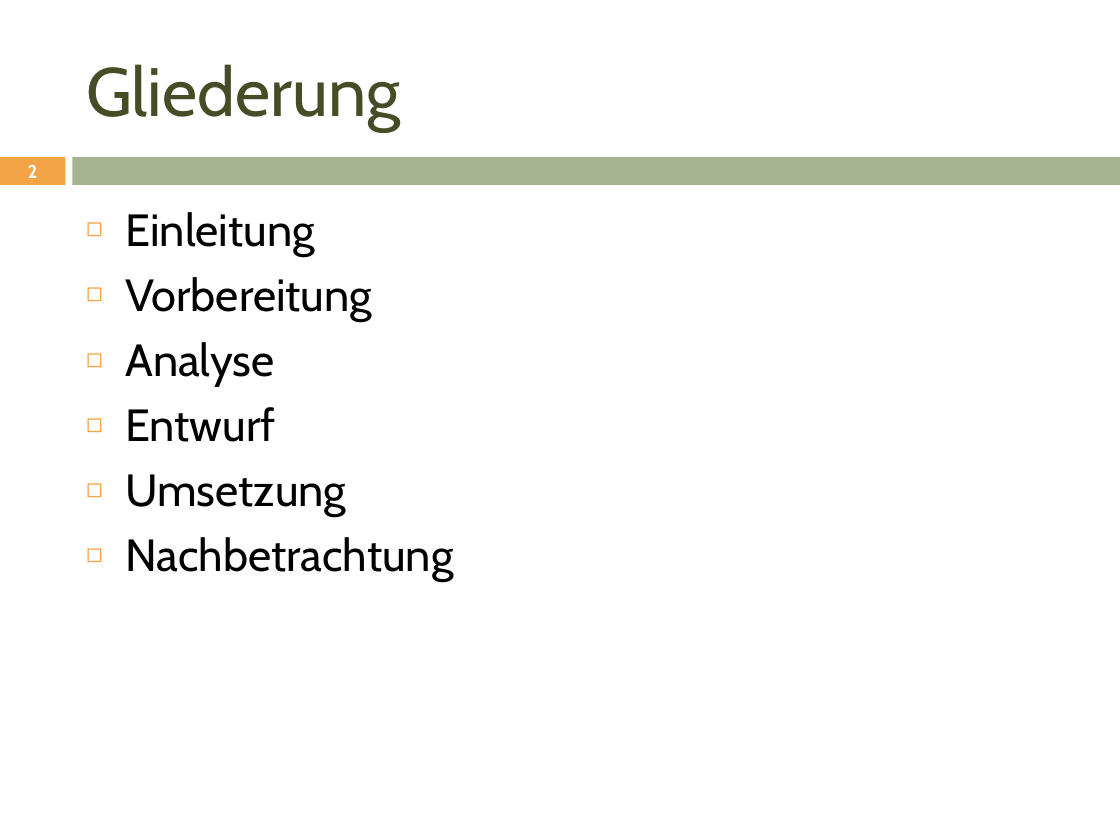
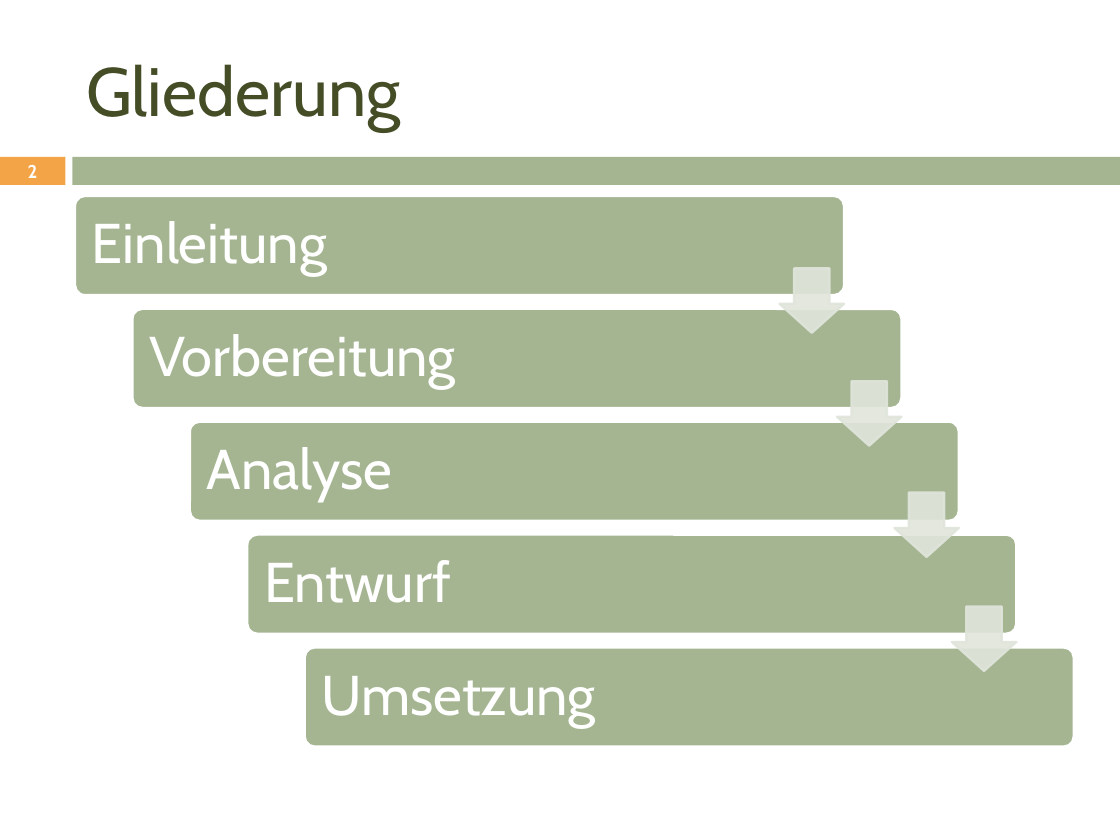
Before and after one commit to janhelmle/weiterbildung_fachinformatiker_ihk_projektantrag, a slide deck: slide 2 of praesentation/Projektpräsentation.pptx. Drawn at 1120x840 pixels with LibreOffice and Linux fonts; fonts in the diff are those of the drawing. Boxes give left, top, right and bottom in pixels: in the first picture for what was removed or moved away, otherwise in the second. Text is boxed around its words. In the diff, an @@ line names an element or a change of style, - is before the commit and + after.

```diff
--- a/praesentation/Projektpräsentation.pptx
+++ b/praesentation/Projektpräsentation.pptx
@@ text removed at box(125, 212, 453, 582) @@
-◻ Einleitung
-◻ Vorbereitung
-◻ Analyse
-◻ Entwurf
-◻ Umsetzung
-◻ Nachbetrachtung
@@ group added at box(75, 196, 1074, 747): 5 rounded rectangles, 5 texts, 4 down arrows @@
+Einleitung
+Vorbereitung
+Analyse
+Entwurf
+Umsetzung
```
Also in this commit, not shown: 1 other slide changed, 1 other file.
